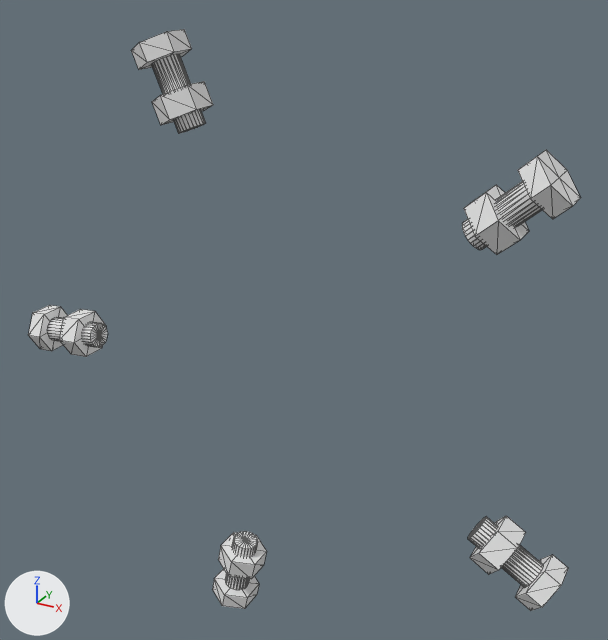
One commit to the glTF model viewer-lid-full/bolts_high.glb: the scene before it, then after it.
Rendered twice from a 50 mm camera at (83.0, -264.6, 82.1) aimed at (1.0, -115.6, 7.6). Lighting does not change. The marker at lower left points along +X, +Y and +Z. The older version comes first. Mesh edges are drawn as thin lines. Where no turn or scale is listed for an object, it has been applied to the vertices. Vertices at exactly the same position are counted once.

Names of what the first picture shows: 'b0_41.5', 'b1_113.5', 'b2_185.5', 'b3_257.5', 'b4_329.5'.
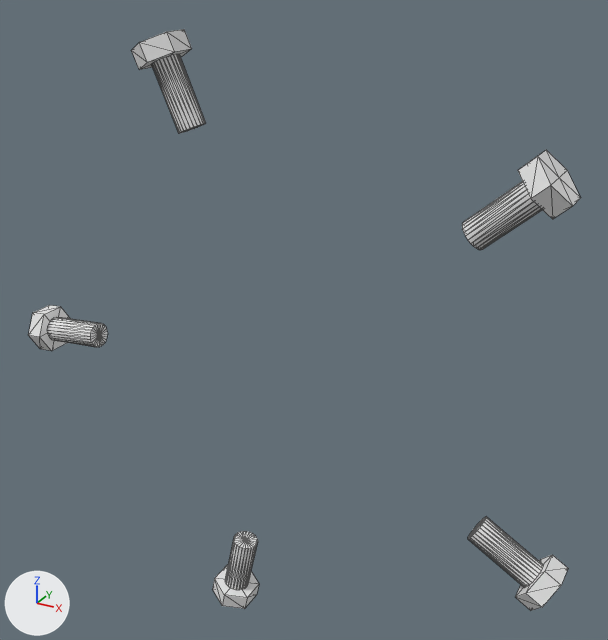
The change in detail:
me_b0_41_5 is used by ob_b0_41_5; location (0.0, 0.0, 0.0).
me_b0_41_5 had 77 vertices, 144 faces and spanned x 37.7..56.9, y -128.7..-117.1, z 32.9..51.1.
me_b0_41_5 now has 63 vertices, 120 faces and spans x 37.7..56.9, y -128.6..-117.1, z 32.9..51.1.
me_b0_41_5 part 1: the loose piece of 14 vertices spanning x 38.5..48.9, y -128.7..-117.1, z 33.2..44.1 is deleted.
me_b1_113_5 is used by ob_b1_113_5; location (0.0, 0.0, 0.0).
me_b1_113_5 had 77 vertices, 144 faces and spanned x -33.1..-17.7, y -128.7..-117.1, z 47.4..67.6.
me_b1_113_5 now has 63 vertices, 120 faces and spans x -33.1..-18.4, y -128.6..-117.1, z 47.4..67.6.
me_b1_113_5 part 2: the loose piece of 14 vertices spanning x -28.9..-17.7, y -128.7..-117.1, z 49.2..57.8 is deleted.
me_b2_185_5 is used by ob_b2_185_5; location (0.0, 0.0, 0.0).
me_b2_185_5 had 77 vertices, 144 faces and spanned x -71.7..-52.5, y -128.7..-117.1, z -11.9..-0.4.
me_b2_185_5 now has 63 vertices, 120 faces and spans x -71.7..-52.5, y -128.6..-117.1, z -11.8..-1.5.
me_b2_185_5 part 3: the loose piece of 14 vertices spanning x -61.0..-55.1, y -128.7..-117.1, z -10.8..-0.4 is deleted.
me_b3_257_5 is used by ob_b3_257_5; location (0.0, 0.0, 0.0).
me_b3_257_5 had 77 vertices, 144 faces and spanned x -20.4..-7.2, y -128.7..-117.1, z -70.9..-51.1.
me_b3_257_5 now has 63 vertices, 120 faces and spans x -20.4..-8.5, y -128.6..-117.1, z -70.9..-51.1.
me_b3_257_5 part 4: the loose piece of 14 vertices spanning x -18.0..-7.2, y -128.7..-117.1, z -60.4..-53.4 is deleted.
me_b4_329_5 is used by ob_b4_329_5; location (0.0, 0.0, 0.0).
me_b4_329_5 had 77 vertices, 144 faces and spanned x 44.2..64.2, y -128.7..-117.1, z -40.6..-24.0.
me_b4_329_5 now has 63 vertices, 120 faces and spans x 44.1..64.1, y -128.6..-117.1, z -40.6..-24.3.
me_b4_329_5 part 5: the loose piece of 14 vertices spanning x 45.5..54.9, y -128.7..-117.1, z -35.2..-24.0 is deleted.

Where the change shows, as pixel boxes [x1, y1, x2, y2] in the pictures (608 x 640 px):
'b0_41.5', reshaped: before [462, 150, 580, 255]; after [462, 150, 580, 250]
'b4_329.5', reshaped: before [468, 516, 568, 611]; after [468, 517, 568, 610]
'b1_113.5', reshaped (8% narrower): before [131, 29, 213, 134]; after [131, 29, 206, 133]
'b2_185.5', reshaped (11% shorter): before [28, 305, 108, 357]; after [28, 305, 108, 351]
'b3_257.5', reshaped (14% narrower): before [212, 531, 267, 609]; after [212, 531, 259, 609]
part 1 of me_b0_41_5, deleted: before [464, 185, 529, 255]
part 2 of me_b1_113_5, deleted: before [152, 81, 213, 125]
part 3 of me_b2_185_5, deleted: before [59, 309, 106, 357]
part 4 of me_b3_257_5, deleted: before [218, 532, 267, 579]
part 5 of me_b4_329_5, deleted: before [470, 516, 525, 574]
